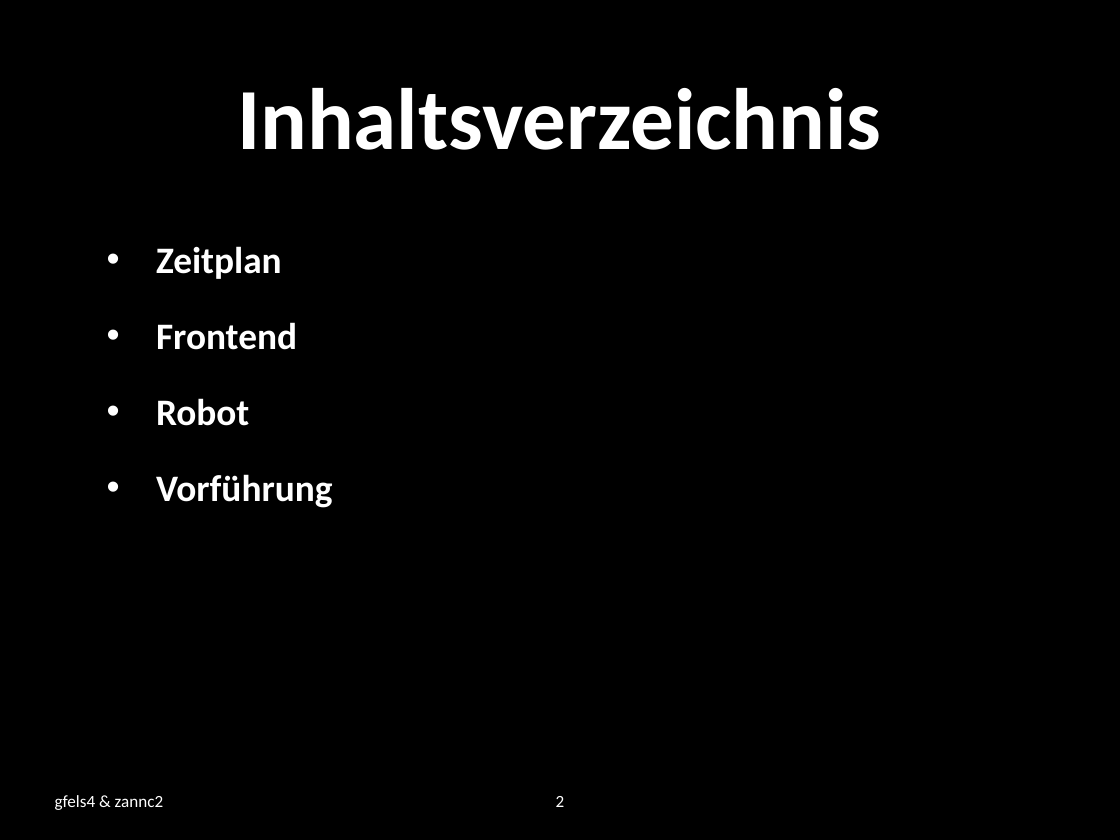
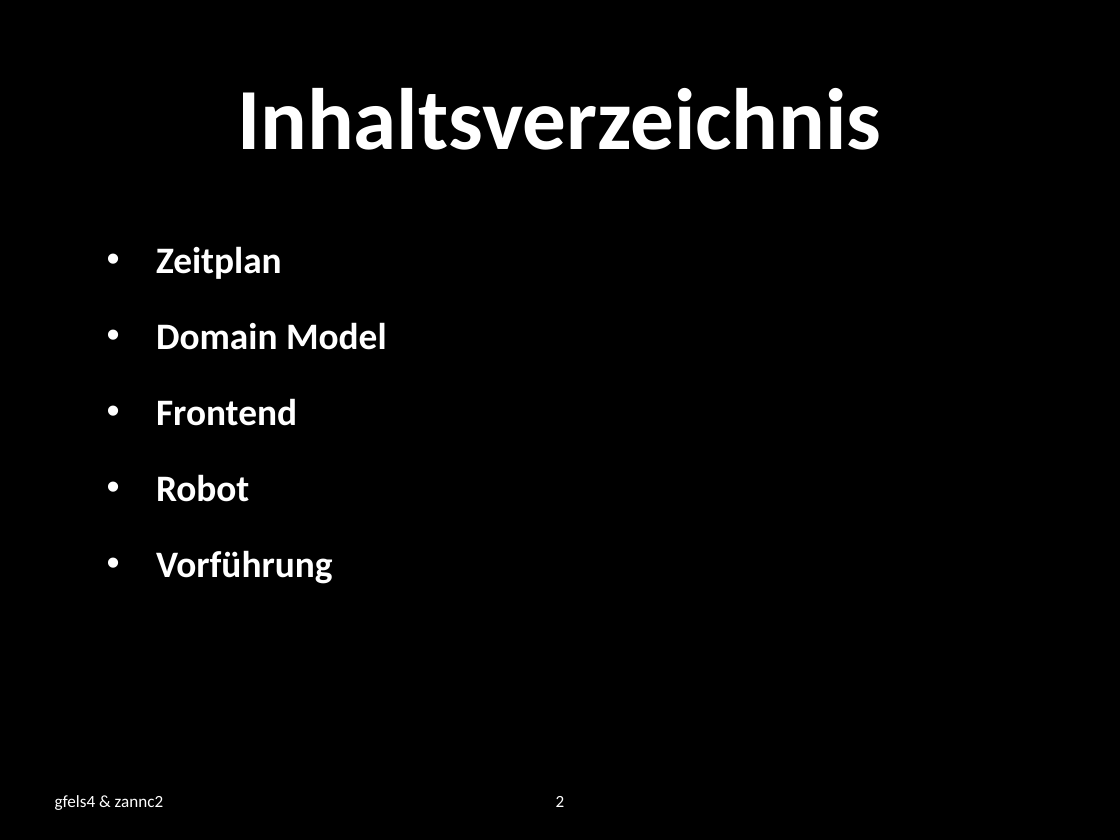
Before and after one commit to zannc2/SearchRobot, a slide deck: slide 2 of SearchRobot/doc/presentation.pptx. Drawn at 1120x840 pixels with LibreOffice and Linux fonts; fonts in the diff are those of the drawing; background and template pictures are left out. Boxes give left, top, right and bottom in pixels: in the first picture for what was removed or moved away, otherwise in the second. Text is boxed around its words. In the diff, an @@ line names an element or a change of style, - is before the commit and + after.

```diff
--- a/SearchRobot/doc/presentation.pptx
+++ b/SearchRobot/doc/presentation.pptx
@@ text at bbox=[156, 322, 387, 350]: paragraph added @@
+• Domain Model
```
Also in this commit, not shown: 3 other slides changed, 2 slides added, 1 slide removed, 2 other files.
